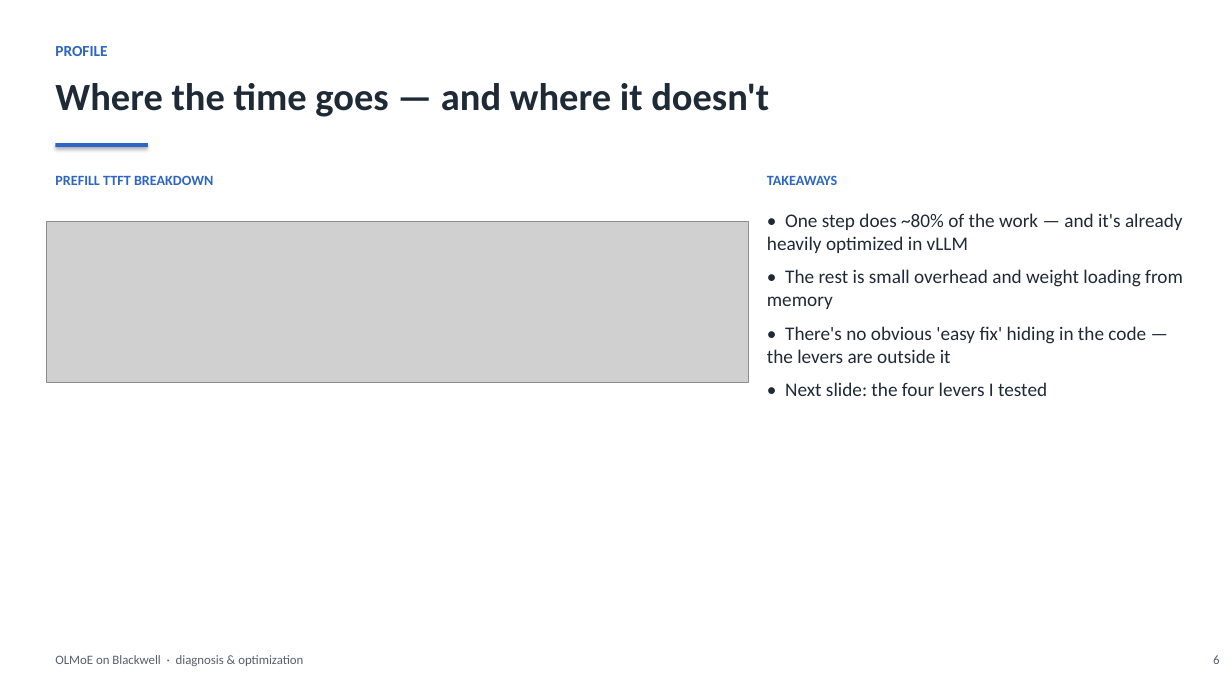
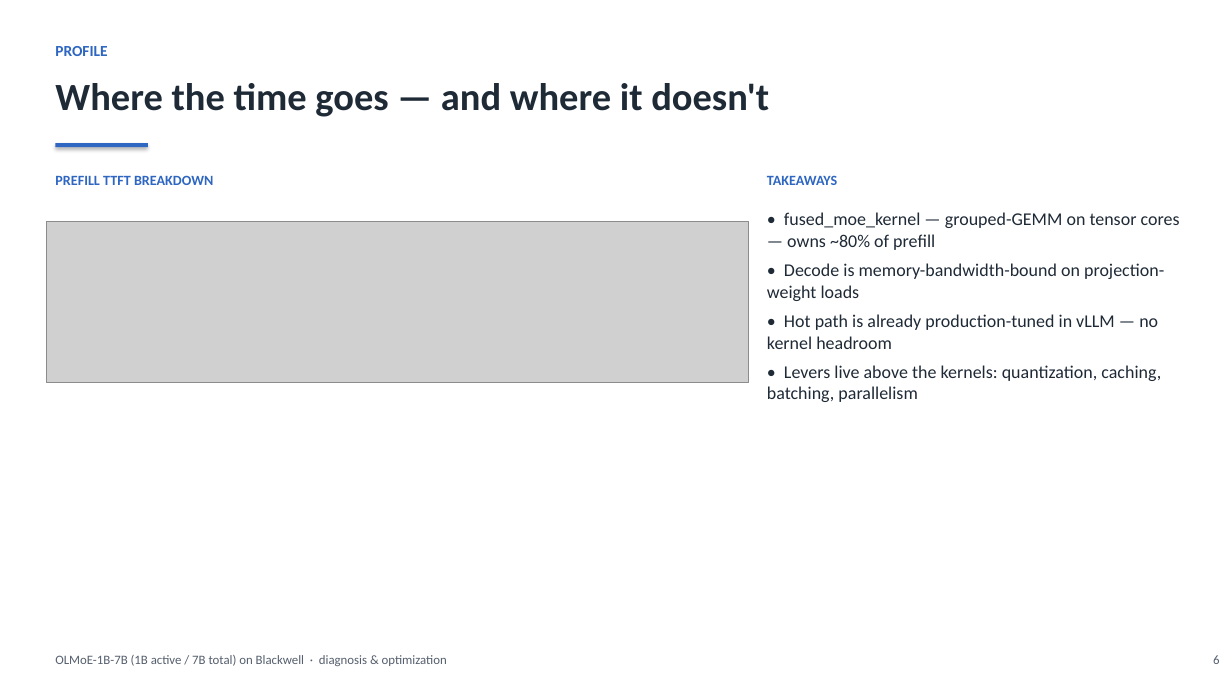
Before and after one commit to harishvs/moe-inference-optimize, a slide deck: slide 6 of talk/deck.pptx. Drawn at 1232x693 pixels with LibreOffice and Linux fonts; fonts in the diff are those of the drawing; grey boxes stand for pictures. Boxes give left, top, right and bottom in pixels: in the first picture for what was removed or moved away, otherwise in the second. Text is boxed around its words. In the diff, an @@ line names an element or a change of style, - is before the commit and + after.

```diff
--- a/talk/deck.pptx
+++ b/talk/deck.pptx
@@ text at [767, 212, 1180, 402]: text changed; size 15 to 14 pt @@
-• One step does ~80% of the work — and it's already heavily optimized in vLLM
-• The rest is small overhead and weight loading from memory
-• There's no obvious 'easy fix' hiding in the code — the levers are outside it
-• Next slide: the four levers I tested
+• fused_moe_kernel — grouped-GEMM on tensor cores — owns ~80% of prefill
+• Decode is memory-bandwidth-bound on projection-weight loads
+• Hot path is already production-tuned in vLLM — no kernel headroom
+• Levers live above the kernels: quantization, caching, batching, parallelism
@@ text at [55, 655, 447, 666]: text changed @@
-OLMoE on Blackwell · diagnosis & optimization
+OLMoE-1B-7B (1B active / 7B total) on Blackwell · diagnosis & optimization
```
Also in this commit, not shown: 12 other slides changed, 4 slides added, 1 slide removed, 5 other files.
